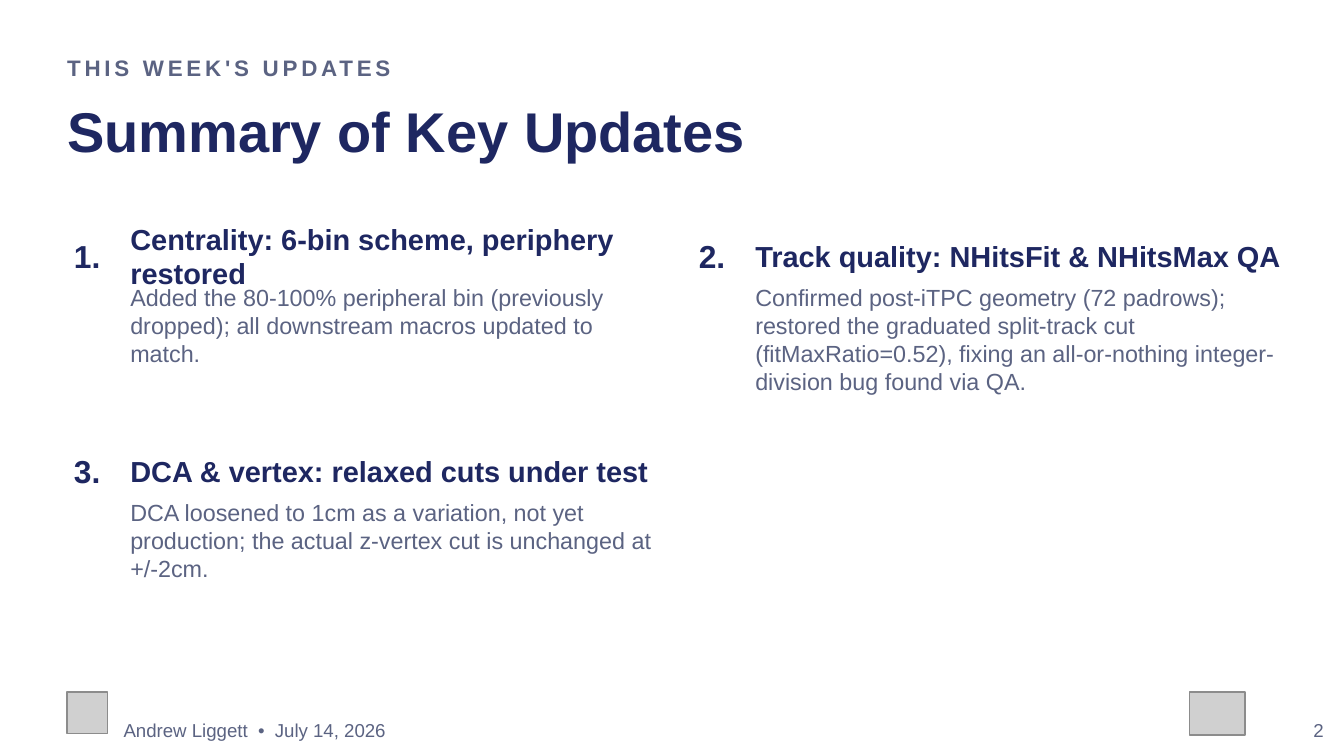
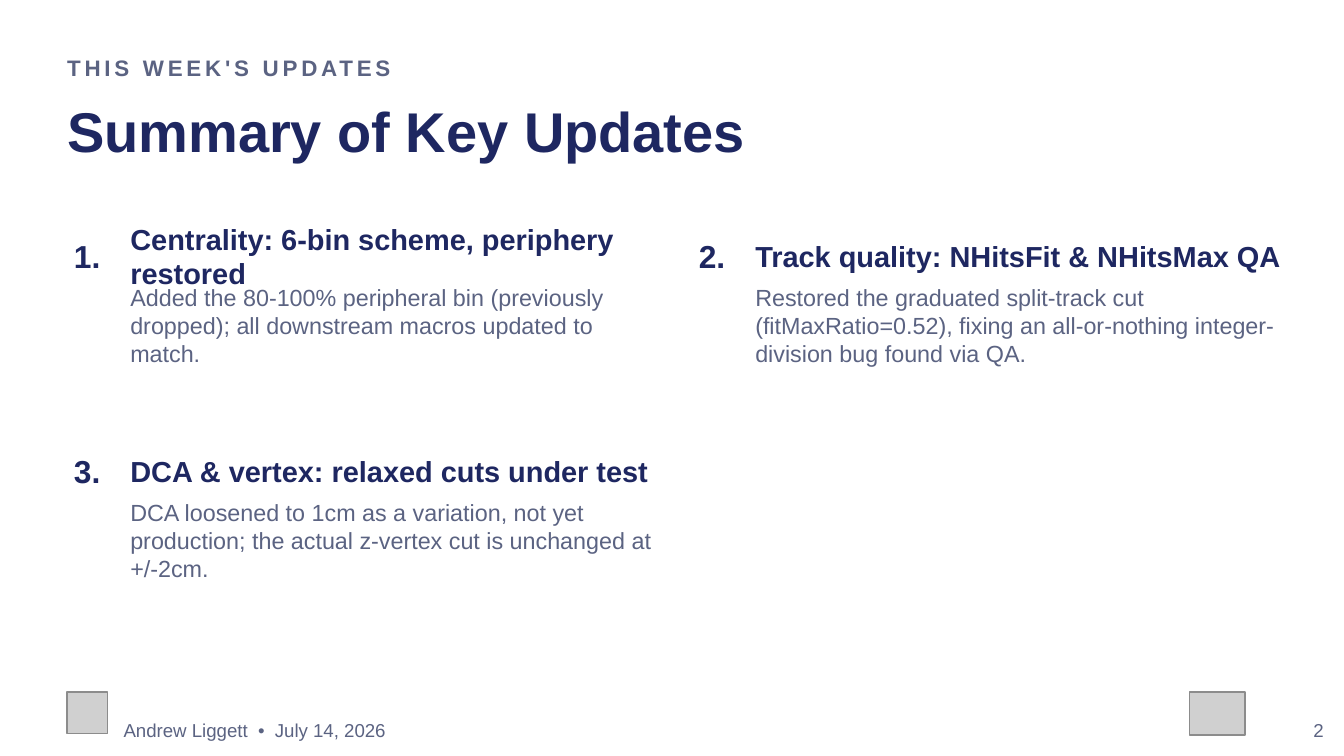
Before and after one commit to liggett2820/lightflavorspectra_OO200, a slide deck: slide 2 of docs/OO200_Spectra_Status_Update.pptx. Drawn at 1344x756 pixels with LibreOffice and Linux fonts; fonts in the diff are those of the drawing; grey boxes stand for pictures. Boxes give left, top, right and bottom in pixels: in the first picture for what was removed or moved away, otherwise in the second. Text is boxed around its words. In the diff, an @@ line names an element or a change of style, - is before the commit and + after.

Commit message:
Remove iTPC geometry mention from summary slide's track-quality bullet

```diff
--- a/docs/OO200_Spectra_Status_Update.pptx
+++ b/docs/OO200_Spectra_Status_Update.pptx
@@ text at (755,289,1274,367): text changed @@
-Confirmed post-iTPC geometry (72 padrows); restored the graduated split-track cut (fitMaxRatio=0.52), fixing an all-or-nothing integer-division bug found via QA.
+Restored the graduated split-track cut (fitMaxRatio=0.52), fixing an all-or-nothing integer-division bug found via QA.
```
